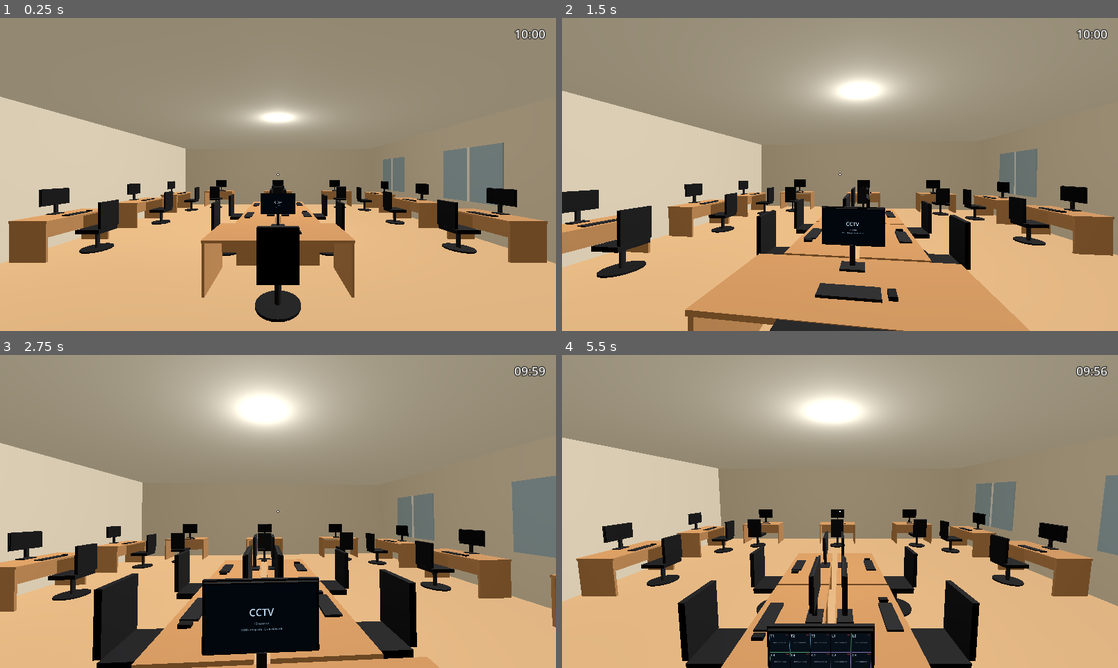
Above: before the commit, frames 1-4 (two rows, left to right).
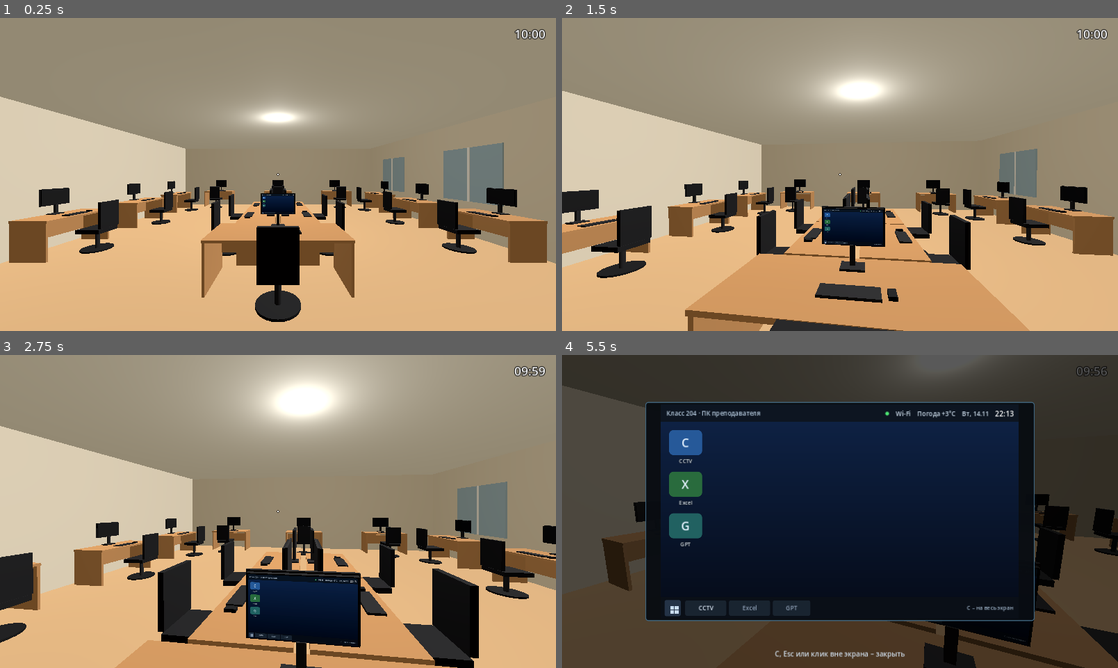
Above: after the commit, the same moments.

Repository: 1249137-star/Spot_the_cheater
Game: Godot game, scene res://scenes/game/game.tscn
The game is run twice, just before and just after one commit, with the same random seed, the same clock (stepped at 60 frames per second) and the same inputs.
Inputs (mouse positions are in pixels of both pictures, inside the frame that each line leads up to):
- Up to frame 1 (0.25 s): no input
- Up to frame 2 (1.5 s): tap Enter at 0.5 s; move the mouse to (867, 174) at 0.52 s; hold C (toggle_cctv) 0.53-1.28 s; hold W (move_forward) from 0.53 s (still down); click (867, 174) at 0.67 s; tap Space (jump) at 0.77 s; move the mouse to (812, 174) at 1.27 s; tap E (interact) at 1.35 s; click (812, 174) at 1.42 s
- Up to frame 3 (2.75 s): keep holding W (move_forward); tap Space (jump) at 1.52 s; tap C (toggle_cctv) at 1.55 s; move the mouse to (289, 505) at 2.02 s; hold C (toggle_cctv) from 2.03 s (still down); click (289, 505) at 2.17 s
- Up to frame 4 (5.5 s): tap Space (jump) at 2.75, 3.02, 3.77, 5.27 s; move the mouse to (834, 517) at 2.77 s; release C (toggle_cctv) at 2.78 s; tap C (toggle_cctv) at 2.85, 3.8, 5.1 s; click (834, 517) at 2.92 s; move the mouse to (878, 514) at 3.52 s; hold E (interact) 3.53-4.25 s; click (878, 514) at 3.67 s; tap Escape (pause) at 4.15 s; release W (move_forward) at 4.25 s; click "Играть" at 4.25 s; tap Enter at 5 s; move the mouse to (795, 508) at 5.02 s; hold W (move_forward) from 5.03 s (still down); click (795, 508) at 5.17 s

The runs differ from the first frame. In frame 1, 0.2% of the frame differs, in the area x 47-53%, y 56-63%; in frame 2, 0.8%; in frame 3, 40%; in frame 4, 97%, in the area x 0-100%, y 0-100%.

Commit message:
feat: сделан макет рабочего стола

Diff:
--- a/scenes/props/teacher_cctv_monitor.tscn
+++ b/scenes/props/teacher_cctv_monitor.tscn
@@ -1,7 +1,7 @@
 [gd_scene load_steps=5 format=3]
 
 [ext_resource type="Script" path="res://scripts/props/teacher_cctv_monitor.gd" id="1_monitor"]
-[ext_resource type="PackedScene" path="res://scenes/ui/cctv_grid.tscn" id="2_grid"]
+[ext_resource type="PackedScene" path="res://scenes/ui/pc_desktop.tscn" id="2_desktop"]
 
 [sub_resource type="QuadMesh" id="QuadMesh_screen"]
 size = Vector2(0.53, 0.32)
@@ -28,54 +28,4 @@
 size = Vector2i(800, 480)
 render_target_update_mode = 4
 
-[node name="CCTVFeed" parent="SubViewport" instance=ExtResource("2_grid")]
-
-[node name="Standby" type="Control" parent="SubViewport"]
-anchors_preset = 15
-anchor_right = 1.0
-anchor_bottom = 1.0
-grow_horizontal = 2
-grow_vertical = 2
-mouse_filter = 2
-
-[node name="Bg" type="ColorRect" parent="SubViewport/Standby"]
-anchors_preset = 15
-anchor_right = 1.0
-anchor_bottom = 1.0
-grow_horizontal = 2
-grow_vertical = 2
-mouse_filter = 2
-color = Color(0.03, 0.05, 0.07, 1)
-
-[node name="Center" type="CenterContainer" parent="SubViewport/Standby"]
-anchors_preset = 15
-anchor_right = 1.0
-anchor_bottom = 1.0
-grow_horizontal = 2
-grow_vertical = 2
-mouse_filter = 2
-
-[node name="VBox" type="VBoxContainer" parent="SubViewport/Standby/Center"]
-layout_mode = 2
-theme_override_constants/separation = 10
-
-[node name="Title" type="Label" parent="SubViewport/Standby/Center/VBox"]
-layout_mode = 2
-theme_override_colors/font_color = Color(0.75, 0.85, 0.95, 1)
-theme_override_font_sizes/font_size = 72
-text = "CCTV"
-horizontal_alignment = 1
-
-[node name="Count" type="Label" parent="SubViewport/Standby/Center/VBox"]
-layout_mode = 2
-theme_override_colors/font_color = Color(0.5, 0.6, 0.7, 1)
-theme_override_font_sizes/font_size = 24
-text = "15 камер"
-horizontal_alignment = 1
-
-[node name="Hint" type="Label" parent="SubViewport/Standby/Center/VBox"]
-layout_mode = 2
-theme_override_colors/font_color = Color(0.6, 0.72, 0.82, 1)
-theme_override_font_sizes/font_size = 20
-text = "ПКМ – открыть · C – вкл/выкл"
-horizontal_alignment = 1
+[node name="Desktop" parent="SubViewport" instance=ExtResource("2_desktop")]
--- a/scenes/ui/cctv_overlay.tscn
+++ b/scenes/ui/cctv_overlay.tscn
@@ -1,7 +1,7 @@
 [gd_scene load_steps=4 format=3]
 
 [ext_resource type="Script" path="res://scripts/ui/cctv_overlay.gd" id="1_overlay"]
-[ext_resource type="PackedScene" path="res://scenes/ui/cctv_grid.tscn" id="2_grid"]
+[ext_resource type="PackedScene" path="res://scenes/ui/pc_desktop.tscn" id="2_desktop"]
 
 [sub_resource type="StyleBoxFlat" id="Style_frame"]
 bg_color = Color(0.035, 0.05, 0.07, 0.97)
@@ -46,20 +46,12 @@
 grow_vertical = 2
 theme_override_styles/panel = SubResource("Style_frame")
 
-[node name="Header" type="Label" parent="Root/Frame"]
-offset_left = 14.0
-offset_top = 8.0
-offset_right = 300.0
-offset_bottom = 42.0
-theme_override_colors/font_color = Color(0.8, 0.9, 1, 1)
-theme_override_font_sizes/font_size = 20
-text = "CCTV – 15 камер"
+[node name="DesktopHolder" type="Control" parent="Root/Frame"]
+offset_right = 800.0
+offset_bottom = 480.0
+mouse_filter = 2
 
-[node name="Feed" parent="Root/Frame" instance=ExtResource("2_grid")]
-offset_left = 10.0
-offset_top = 46.0
-offset_right = -10.0
-offset_bottom = -10.0
+[node name="Desktop" parent="Root/Frame/DesktopHolder" instance=ExtResource("2_desktop")]
 
 [node name="Hint" type="Label" parent="Root"]
 anchors_preset = 12
@@ -75,5 +67,5 @@
 mouse_filter = 2
 theme_override_colors/font_color = Color(0.8, 0.85, 0.9, 1)
 theme_override_font_sizes/font_size = 16
-text = "клик вне экрана или Esc – закрыть"
+text = "C, Esc или клик вне экрана – закрыть"
 horizontal_alignment = 1
--- /dev/null
+++ b/scenes/ui/pc_desktop.tscn
@@ -0,0 +1,440 @@
+[gd_scene load_steps=13 format=3]
+
+[ext_resource type="Script" path="res://scripts/ui/pc_desktop.gd" id="1_desktop"]
+[ext_resource type="PackedScene" path="res://scenes/ui/cctv_grid.tscn" id="2_grid"]
+
+[sub_resource type="Gradient" id="Gradient_bg"]
+colors = PackedColorArray(0.06, 0.14, 0.28, 1, 0.02, 0.04, 0.09, 1)
+
+[sub_resource type="GradientTexture2D" id="GradientTexture_bg"]
+gradient = SubResource("Gradient_bg")
+width = 128
+height = 128
+fill_from = Vector2(0, 0)
+fill_to = Vector2(0, 1)
+
+[sub_resource type="StyleBoxFlat" id="Style_top_bar"]
+bg_color = Color(0.05, 0.08, 0.12, 0.94)
+
+[sub_resource type="StyleBoxFlat" id="Style_taskbar"]
+bg_color = Color(0.04, 0.06, 0.09, 0.97)
+
+[sub_resource type="StyleBoxFlat" id="Style_window"]
+bg_color = Color(0.07, 0.1, 0.13, 1)
+border_width_left = 1
+border_width_top = 1
+border_width_right = 1
+border_width_bottom = 1
+border_color = Color(0.24, 0.36, 0.46, 1)
+corner_radius_top_left = 6
+corner_radius_top_right = 6
+corner_radius_bottom_right = 6
+corner_radius_bottom_left = 6
+
+[sub_resource type="StyleBoxFlat" id="Style_app"]
+bg_color = Color(0.1, 0.14, 0.19, 1)
+corner_radius_top_left = 4
+corner_radius_top_right = 4
+corner_radius_bottom_right = 4
+corner_radius_bottom_left = 4
+
+[sub_resource type="StyleBoxFlat" id="Style_start"]
+bg_color = Color(0.14, 0.2, 0.28, 1)
+corner_radius_top_left = 4
+corner_radius_top_right = 4
+corner_radius_bottom_right = 4
+corner_radius_bottom_left = 4
+
+[sub_resource type="StyleBoxFlat" id="Style_icon_cctv"]
+bg_color = Color(0.15, 0.35, 0.6, 1)
+corner_radius_top_left = 10
+corner_radius_top_right = 10
+corner_radius_bottom_right = 10
+corner_radius_bottom_left = 10
+
+[sub_resource type="StyleBoxFlat" id="Style_icon_excel"]
+bg_color = Color(0.16, 0.42, 0.24, 1)
+corner_radius_top_left = 10
+corner_radius_top_right = 10
+corner_radius_bottom_right = 10
+corner_radius_bottom_left = 10
+
+[sub_resource type="StyleBoxFlat" id="Style_icon_gpt"]
+bg_color = Color(0.13, 0.38, 0.38, 1)
+corner_radius_top_left = 10
+corner_radius_top_right = 10
+corner_radius_bottom_right = 10
+corner_radius_bottom_left = 10
+
+[node name="PcDesktop" type="Control"]
+anchors_preset = 15
+anchor_right = 1.0
+anchor_bottom = 1.0
+grow_horizontal = 2
+grow_vertical = 2
+script = ExtResource("1_desktop")
+
+[node name="Wallpaper" type="TextureRect" parent="."]
+anchors_preset = 15
+anchor_right = 1.0
+anchor_bottom = 1.0
+grow_horizontal = 2
+grow_vertical = 2
+mouse_filter = 2
+texture = SubResource("GradientTexture_bg")
+expand_mode = 1
+stretch_mode = 0
+
+[node name="Icons" type="VBoxContainer" parent="."]
+offset_left = 18.0
+offset_top = 58.0
+offset_right = 92.0
+offset_bottom = 320.0
+mouse_filter = 2
+theme_override_constants/separation = 14
+
+[node name="ShortcutCCTV" type="VBoxContainer" parent="Icons"]
+layout_mode = 2
+mouse_filter = 2
+theme_override_constants/separation = 4
+
+[node name="Icon" type="Panel" parent="Icons/ShortcutCCTV"]
+custom_minimum_size = Vector2(56, 56)
+layout_mode = 2
+mouse_default_cursor_shape = 2
+theme_override_styles/panel = SubResource("Style_icon_cctv")
+
+[node name="Letter" type="Label" parent="Icons/ShortcutCCTV/Icon"]
+anchors_preset = 15
+anchor_right = 1.0
+anchor_bottom = 1.0
+grow_horizontal = 2
+grow_vertical = 2
+mouse_filter = 2
+theme_override_colors/font_color = Color(0.9, 0.95, 1, 1)
+theme_override_font_sizes/font_size = 26
+text = "C"
+horizontal_alignment = 1
+vertical_alignment = 1
+
+[node name="Name" type="Label" parent="Icons/ShortcutCCTV"]
+layout_mode = 2
+mouse_filter = 2
+theme_override_colors/font_color = Color(0.85, 0.9, 0.95, 1)
+theme_override_colors/font_outline_color = Color(0, 0, 0, 0.6)
+theme_override_constants/outline_size = 3
+theme_override_font_sizes/font_size = 12
+text = "CCTV"
+horizontal_alignment = 1
+
+[node name="ShortcutExcel" type="VBoxContainer" parent="Icons"]
+layout_mode = 2
+mouse_filter = 2
+theme_override_constants/separation = 4
+
+[node name="Icon" type="Panel" parent="Icons/ShortcutExcel"]
+custom_minimum_size = Vector2(56, 56)
+layout_mode = 2
+mouse_default_cursor_shape = 2
+theme_override_styles/panel = SubResource("Style_icon_excel")
+
+[node name="Letter" type="Label" parent="Icons/ShortcutExcel/Icon"]
+anchors_preset = 15
+anchor_right = 1.0
+anchor_bottom = 1.0
+grow_horizontal = 2
+grow_vertical = 2
+mouse_filter = 2
+theme_override_colors/font_color = Color(0.9, 0.95, 1, 1)
+theme_override_font_sizes/font_size = 26
+text = "X"
+horizontal_alignment = 1
+vertical_alignment = 1
+
+[node name="Name" type="Label" parent="Icons/ShortcutExcel"]
+layout_mode = 2
+mouse_filter = 2
+theme_override_colors/font_color = Color(0.85, 0.9, 0.95, 1)
+theme_override_colors/font_outline_color = Color(0, 0, 0, 0.6)
+theme_override_constants/outline_size = 3
+theme_override_font_sizes/font_size = 12
+text = "Excel"
+horizontal_alignment = 1
+
+[node name="ShortcutGPT" type="VBoxContainer" parent="Icons"]
+layout_mode = 2
+mouse_filter = 2
+theme_override_constants/separation = 4
+
+[node name="Icon" type="Panel" parent="Icons/ShortcutGPT"]
+custom_minimum_size = Vector2(56, 56)
+layout_mode = 2
+mouse_default_cursor_shape = 2
+theme_override_styles/panel = SubResource("Style_icon_gpt")
+
+[node name="Letter" type="Label" parent="Icons/ShortcutGPT/Icon"]
+anchors_preset = 15
+anchor_right = 1.0
+anchor_bottom = 1.0
+grow_horizontal = 2
+grow_vertical = 2
+mouse_filter = 2
+theme_override_colors/font_color = Color(0.9, 0.95, 1, 1)
+theme_override_font_sizes/font_size = 26
+text = "G"
+horizontal_alignment = 1
+vertical_alignment = 1
+
+[node name="Name" type="Label" parent="Icons/ShortcutGPT"]
+layout_mode = 2
+mouse_filter = 2
+theme_override_colors/font_color = Color(0.85, 0.9, 0.95, 1)
+theme_override_colors/font_outline_color = Color(0, 0, 0, 0.6)
+theme_override_constants/outline_size = 3
+theme_override_font_sizes/font_size = 12
+text = "GPT"
+horizontal_alignment = 1
+
+[node name="TopBar" type="Panel" parent="."]
+offset_right = 800.0
+offset_bottom = 40.0
+theme_override_styles/panel = SubResource("Style_top_bar")
+
+[node name="Title" type="Label" parent="TopBar"]
+offset_left = 12.0
+offset_top = 10.0
+offset_right = 320.0
+offset_bottom = 32.0
+theme_override_colors/font_color = Color(0.72, 0.8, 0.88, 1)
+theme_override_font_sizes/font_size = 14
+text = "Класс 204 · ПК преподавателя"
+
+[node name="RightBlock" type="HBoxContainer" parent="TopBar"]
+anchor_left = 1.0
+anchor_right = 1.0
+offset_left = -440.0
+offset_top = 10.0
+offset_right = -12.0
+offset_bottom = 32.0
+grow_horizontal = 0
+alignment = 2
+theme_override_constants/separation = 14
+
+[node name="WifiDot" type="Label" parent="TopBar/RightBlock"]
+layout_mode = 2
+theme_override_colors/font_color = Color(0.3, 0.9, 0.45, 1)
+theme_override_font_sizes/font_size = 11
+text = "●"
+
+[node name="Wifi" type="Label" parent="TopBar/RightBlock"]
+layout_mode = 2
+theme_override_colors/font_color = Color(0.8, 0.86, 0.92, 1)
+theme_override_font_sizes/font_size = 14
+text = "Wi-Fi"
+
+[node name="Weather" type="Label" parent="TopBar/RightBlock"]
+layout_mode = 2
+theme_override_colors/font_color = Color(0.8, 0.86, 0.92, 1)
+theme_override_font_sizes/font_size = 14
+text = "Погода +3°C"
+
+[node name="Date" type="Label" parent="TopBar/RightBlock"]
+layout_mode = 2
+theme_override_colors/font_color = Color(0.8, 0.86, 0.92, 1)
+theme_override_font_sizes/font_size = 14
+text = "Чт, 26.11"
+
+[node name="Clock" type="Label" parent="TopBar/RightBlock"]
+layout_mode = 2
+theme_override_colors/font_color = Color(1, 1, 1, 1)
+theme_override_font_sizes/font_size = 16
+text = "09:41"
+
+[node name="CCTVWindow" type="Panel" parent="."]
+visible = false
+offset_left = 12.0
+offset_top = 44.0
+offset_right = 788.0
+offset_bottom = 430.0
+theme_override_styles/panel = SubResource("Style_window")
+
+[node name="TitleBar" type="ColorRect" parent="CCTVWindow"]
+offset_left = 1.0
+offset_top = 1.0
+offset_right = 775.0
+offset_bottom = 31.0
+mouse_filter = 2
+color = Color(0.1, 0.14, 0.19, 1)
+
+[node name="Title" type="Label" parent="CCTVWindow"]
+offset_left = 12.0
+offset_top = 5.0
+offset_right = 400.0
+offset_bottom = 27.0
+theme_override_colors/font_color = Color(0.85, 0.91, 0.97, 1)
+theme_override_font_sizes/font_size = 15
+text = "CCTV – 15 камер"
+
+[node name="TitleHint" type="Label" parent="CCTVWindow"]
+anchor_left = 1.0
+anchor_right = 1.0
+offset_left = -200.0
+offset_top = 6.0
+offset_right = -46.0
+offset_bottom = 26.0
+grow_horizontal = 0
+theme_override_colors/font_color = Color(0.6, 0.7, 0.78, 1)
+theme_override_font_sizes/font_size = 13
+text = "клик по значку – закрыть"
+horizontal_alignment = 2
+
+[node name="CloseButton" type="Button" parent="CCTVWindow"]
+anchor_left = 1.0
+anchor_right = 1.0
+offset_left = -38.0
+offset_top = 5.0
+offset_right = -8.0
+offset_bottom = 28.0
+grow_horizontal = 0
+focus_mode = 0
+mouse_default_cursor_shape = 2
+theme_override_colors/font_color = Color(0.85, 0.9, 0.95, 1)
+theme_override_font_sizes/font_size = 16
+text = "×"
+
+[node name="Feed" parent="CCTVWindow" instance=ExtResource("2_grid")]
+offset_left = 8.0
+offset_top = 38.0
+offset_right = -8.0
+offset_bottom = -8.0
+
+[node name="Taskbar" type="Panel" parent="."]
+offset_top = 432.0
+offset_right = 800.0
+offset_bottom = 480.0
+theme_override_styles/panel = SubResource("Style_taskbar")
+
+[node name="Start" type="Panel" parent="Taskbar"]
+offset_left = 8.0
+offset_top = 6.0
+offset_right = 44.0
+offset_bottom = 42.0
+theme_override_styles/panel = SubResource("Style_start")
+
+[node name="StartGrid" type="GridContainer" parent="Taskbar/Start"]
+offset_left = 13.0
+offset_top = 13.0
+offset_right = 31.0
+offset_bottom = 31.0
+columns = 2
+theme_override_constants/h_separation = 2
+theme_override_constants/v_separation = 2
+
+[node name="Sq1" type="ColorRect" parent="Taskbar/Start/StartGrid"]
+custom_minimum_size = Vector2(8, 8)
+layout_mode = 2
+color = Color(0.78, 0.86, 0.94, 1)
+
+[node name="Sq2" type="ColorRect" parent="Taskbar/Start/StartGrid"]
+custom_minimum_size = Vector2(8, 8)
+layout_mode = 2
+color = Color(0.78, 0.86, 0.94, 1)
+
+[node name="Sq3" type="ColorRect" parent="Taskbar/Start/StartGrid"]
+custom_minimum_size = Vector2(8, 8)
+layout_mode = 2
+color = Color(0.78, 0.86, 0.94, 1)
+
+[node name="Sq4" type="ColorRect" parent="Taskbar/Start/StartGrid"]
+custom_minimum_size = Vector2(8, 8)
+layout_mode = 2
+color = Color(0.78, 0.86, 0.94, 1)
+
+[node name="Apps" type="HBoxContainer" parent="Taskbar"]
+offset_left = 54.0
+offset_top = 7.0
+offset_right = 430.0
+offset_bottom = 41.0
+theme_override_constants/separation = 6
+
+[node name="AppCCTV" type="Panel" parent="Taskbar/Apps"]
+custom_minimum_size = Vector2(92, 34)
+layout_mode = 2
+mouse_default_cursor_shape = 2
+theme_override_styles/panel = SubResource("Style_app")
+
+[node name="Label" type="Label" parent="Taskbar/Apps/AppCCTV"]
+anchors_preset = 15
+anchor_right = 1.0
+anchor_bottom = 1.0
+grow_horizontal = 2
+grow_vertical = 2
+mouse_filter = 2
+theme_override_colors/font_color = Color(0.85, 0.9, 0.95, 1)
+theme_override_font_sizes/font_size = 13
+text = "CCTV"
+horizontal_alignment = 1
+vertical_alignment = 1
+
+[node name="Active" type="ColorRect" parent="Taskbar/Apps/AppCCTV"]
+visible = false
+anchor_top = 1.0
+anchor_right = 1.0
+anchor_bottom = 1.0
+offset_left = 8.0
+offset_top = -3.0
+offset_right = -8.0
+offset_bottom = -1.0
+grow_horizontal = 2
+grow_vertical = 0
+mouse_filter = 2
+color = Color(0.29, 0.64, 1, 1)
+
+[node name="AppExcel" type="Panel" parent="Taskbar/Apps"]
+custom_minimum_size = Vector2(92, 34)
+layout_mode = 2
+theme_override_styles/panel = SubResource("Style_app")
+
+[node name="Label" type="Label" parent="Taskbar/Apps/AppExcel"]
+anchors_preset = 15
+anchor_right = 1.0
+anchor_bottom = 1.0
+grow_horizontal = 2
+grow_vertical = 2
+mouse_filter = 2
+theme_override_colors/font_color = Color(0.55, 0.62, 0.7, 1)
+theme_override_font_sizes/font_size = 13
+text = "Excel"
+horizontal_alignment = 1
+vertical_alignment = 1
+
+[node name="AppGPT" type="Panel" parent="Taskbar/Apps"]
+custom_minimum_size = Vector2(84, 34)
+layout_mode = 2
+theme_override_styles/panel = SubResource("Style_app")
+
+[node name="Label" type="Label" parent="Taskbar/Apps/AppGPT"]
+anchors_preset = 15
+anchor_right = 1.0
+anchor_bottom = 1.0
+grow_horizontal = 2
+grow_vertical = 2
+mouse_filter = 2
+theme_override_colors/font_color = Color(0.55, 0.62, 0.7, 1)
+theme_override_font_sizes/font_size = 13
+text = "GPT"
+horizontal_alignment = 1
+vertical_alignment = 1
+
+[node name="Hint" type="Label" parent="Taskbar"]
+anchor_left = 1.0
+anchor_right = 1.0
+offset_left = -330.0
+offset_top = 14.0
+offset_right = -12.0
+offset_bottom = 34.0
+grow_horizontal = 0
+theme_override_colors/font_color = Color(0.6, 0.68, 0.76, 1)
+theme_override_font_sizes/font_size = 12
+text = "C – на весь экран"
+horizontal_alignment = 2
--- a/scripts/player/player_controller.gd
+++ b/scripts/player/player_controller.gd
@@ -115,15 +115,15 @@
 
 func _toggle_cctv() -> void:
 	var overlay := get_tree().get_first_node_in_group("cctv_overlay")
+	if overlay == null or not overlay.has_method("open"):
+		return
+
+	if overlay.is_open:
+		overlay.close()
+		return
+
 	var monitor := get_tree().get_first_node_in_group("cctv_monitor")
-
-	if overlay != null and overlay.is_open:
-		overlay.close()
-		if monitor != null and monitor.has_method("set_open"):
-			monitor.set_open(false)
-		return
-
-	if monitor == null or not monitor.has_method("set_open"):
+	if monitor == null:
 		return
 
 	var flat_distance := Vector2(
@@ -132,10 +132,10 @@
 	).length()
 
 	if flat_distance > cctv_distance:
-		print("[CCTV] Слишком далеко: %.2f м" % flat_distance)
-		return
-
-	monitor.set_open(not monitor.is_open)
+		print("[ПК] Слишком далеко: %.2f м" % flat_distance)
+		return
+
+	overlay.open()
 
 
 func _on_right_click() -> void:
@@ -145,7 +145,7 @@
 		var target := ray.get_collider()
 		if target != null:
 			if target.is_in_group("cctv_monitor"):
-				_open_cctv(target)
+				_open_cctv()
 				return
 			if not _is_seated and target.is_in_group("teacher_seat"):
 				_try_sit(target)
@@ -155,10 +155,7 @@
 		_stand()
 
 
-func _open_cctv(monitor: Node) -> void:
-	if monitor.has_method("set_open"):
-		monitor.set_open(true)
-
+func _open_cctv() -> void:
 	var overlay := get_tree().get_first_node_in_group("cctv_overlay")
 	if overlay != null and overlay.has_method("open"):
 		overlay.open()
--- a/scripts/props/teacher_cctv_monitor.gd
+++ b/scripts/props/teacher_cctv_monitor.gd
@@ -1,13 +1,12 @@
 extends StaticBody3D
 
-## Монитор преподавателя с сеткой CCTV 3×5.
+## Монитор преподавателя с рабочим столом ПК.
 ## Картинка рисуется в SubViewport и выводится на экран 3D-модели.
-## Открывается и закрывается взаимодействием (E / ПКМ) или клавишей C.
+## Окно CCTV открывается и закрывается клавишей C.
 
 @onready var viewport: SubViewport = $SubViewport
 @onready var screen: MeshInstance3D = $Screen
-@onready var feed: Control = $SubViewport/CCTVFeed
-@onready var standby: Control = $SubViewport/Standby
+@onready var desktop: Control = $SubViewport/Desktop
 
 var is_open: bool = false
 
@@ -22,6 +21,5 @@
 
 func set_open(value: bool) -> void:
 	is_open = value
-	feed.visible = value
-	standby.visible = not value
+	desktop.show_cctv(value)
 	print("[CCTV] %s" % ("открыт" if value else "закрыт"))
--- a/scripts/ui/cctv_overlay.gd
+++ b/scripts/ui/cctv_overlay.gd
@@ -1,13 +1,19 @@
 extends CanvasLayer
 
-## Полноэкранный CCTV: сетка 3×5 по центру, 70% экрана.
-## Открывается правой кнопкой по моноблоку преподавателя.
-## Закрывается кликом вне окна или клавишей Esc.
+## Полноэкранный экран учительского ПК: рабочий стол по центру, 70% экрана.
+## Открывается клавишей C или правой кнопкой по моноблоку.
+## Внутри работает курсор: клик по ярлыку или вкладке открывает и закрывает CCTV.
+## Закрывается клавишей C, Esc или кликом вне экрана.
 
 signal opened
 signal closed
 
+const DESKTOP_SIZE := Vector2(800, 480)
+
 @onready var dim: ColorRect = $Root/Dim
+@onready var frame: Panel = $Root/Frame
+@onready var holder: Control = $Root/Frame/DesktopHolder
+@onready var desktop: Control = $Root/Frame/DesktopHolder/Desktop
 
 var is_open: bool = false
 
@@ -19,22 +25,17 @@
 	visible = false
 	_player = get_tree().get_first_node_in_group("player")
 	dim.gui_input.connect(_on_dim_gui_input)
+	desktop.cctv_toggled.connect(_on_desktop_cctv_toggled)
+	frame.resized.connect(_fit_desktop)
+	_fit_desktop.call_deferred()
 
 
 func _input(event: InputEvent) -> void:
 	if not is_open:
 		return
 
-	if event.is_action_pressed("pause"):
+	if event.is_action_pressed("pause") or event.is_action_pressed("toggle_cctv"):
 		close()
-		get_viewport().set_input_as_handled()
-		return
-
-	if event.is_action_pressed("toggle_cctv"):
-		close()
-		var monitor := get_tree().get_first_node_in_group("cctv_monitor")
-		if monitor != null and monitor.has_method("set_open"):
-			monitor.set_open(false)
 		get_viewport().set_input_as_handled()
 
 
@@ -45,12 +46,14 @@
 	is_open = true
 	visible = true
 	Input.mouse_mode = Input.MOUSE_MODE_VISIBLE
+	_fit_desktop()
+	_sync_from_monitor()
 
 	if _player != null and _player.has_method("set_controls_enabled"):
 		_player.set_controls_enabled(false)
 
 	opened.emit()
-	print("[CCTV] открыт на весь экран")
+	print("[ПК] экран открыт на весь экран")
 
 
 func close() -> void:
@@ -65,7 +68,29 @@
 		_player.set_controls_enabled(true)
 
 	closed.emit()
-	print("[CCTV] закрыт")
+	print("[ПК] экран закрыт")
+
+
+func _fit_desktop() -> void:
+	var available := frame.size - Vector2(10.0, 10.0)
+	if available.x < 10.0 or available.y < 10.0:
+		return
+
+	var factor := minf(available.x / DESKTOP_SIZE.x, available.y / DESKTOP_SIZE.y)
+	holder.scale = Vector2(factor, factor)
+	holder.position = (frame.size - DESKTOP_SIZE * factor) * 0.5
+
+
+func _sync_from_monitor() -> void:
+	var monitor := get_tree().get_first_node_in_group("cctv_monitor")
+	if monitor != null and "is_open" in monitor:
+		desktop.show_cctv(monitor.is_open)
+
+
+func _on_desktop_cctv_toggled(value: bool) -> void:
+	var monitor := get_tree().get_first_node_in_group("cctv_monitor")
+	if monitor != null and monitor.has_method("set_open"):
+		monitor.set_open(value)
 
 
 func _on_dim_gui_input(event: InputEvent) -> void:
--- /dev/null
+++ b/scripts/ui/pc_desktop.gd
@@ -0,0 +1,65 @@
+extends Control
+
+## Рабочий стол учительского ПК в стиле Windows:
+## верхняя панель, ярлыки, панель задач и окно CCTV.
+## Окно CCTV открывается и закрывается кликом по ярлыку или вкладке.
+
+signal cctv_toggled(open: bool)
+
+const WEEKDAYS: PackedStringArray = ["Вс", "Пн", "Вт", "Ср", "Чт", "Пт", "Сб"]
+
+@onready var clock_label: Label = $TopBar/RightBlock/Clock
+@onready var date_label: Label = $TopBar/RightBlock/Date
+@onready var cctv_window: Control = $CCTVWindow
+@onready var cctv_active: ColorRect = $Taskbar/Apps/AppCCTV/Active
+@onready var cctv_button: Control = $Taskbar/Apps/AppCCTV
+@onready var cctv_icon: Control = $Icons/ShortcutCCTV/Icon
+@onready var close_button: Button = $CCTVWindow/CloseButton
+
+var is_cctv_open: bool = false
+
+
+func _ready() -> void:
+	cctv_window.visible = false
+	cctv_active.visible = false
+	cctv_button.gui_input.connect(_on_cctv_button_input)
+	cctv_icon.gui_input.connect(_on_cctv_button_input)
+	close_button.pressed.connect(_close_cctv)
+	_update_clock()
+
+	var timer := Timer.new()
+	timer.wait_time = 1.0
+	timer.autostart = true
+	timer.timeout.connect(_update_clock)
+	add_child(timer)
+
+
+func show_cctv(value: bool) -> void:
+	is_cctv_open = value
+	cctv_window.visible = value
+	cctv_active.visible = value
+
+
+func toggle_cctv() -> void:
+	show_cctv(not is_cctv_open)
+	cctv_toggled.emit(is_cctv_open)
+
+
+func _close_cctv() -> void:
+	if not is_cctv_open:
+		return
+	show_cctv(false)
+	cctv_toggled.emit(false)
+
+
+func _on_cctv_button_input(event: InputEvent) -> void:
+	if event is InputEventMouseButton and event.button_index == MOUSE_BUTTON_LEFT and event.pressed:
+		toggle_cctv()
+		accept_event()
+
+
+func _update_clock() -> void:
+	var now := Time.get_time_dict_from_system()
+	var today := Time.get_date_dict_from_system()
+	clock_label.text = "%02d:%02d" % [now.hour, now.minute]
+	date_label.text = "%s, %02d.%02d" % [WEEKDAYS[today.weekday], today.day, today.month]
